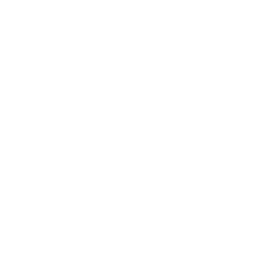
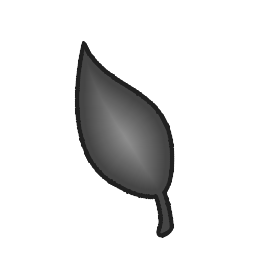
Comparing the layer stacks of the two (256, 256) images. Changes:
added layer "Layer 6 copy 6" above "Layer 6 copy 5" over [76, 42, 173, 237]
hid "Layer 4", painted on it over [74, 48, 175, 238]
